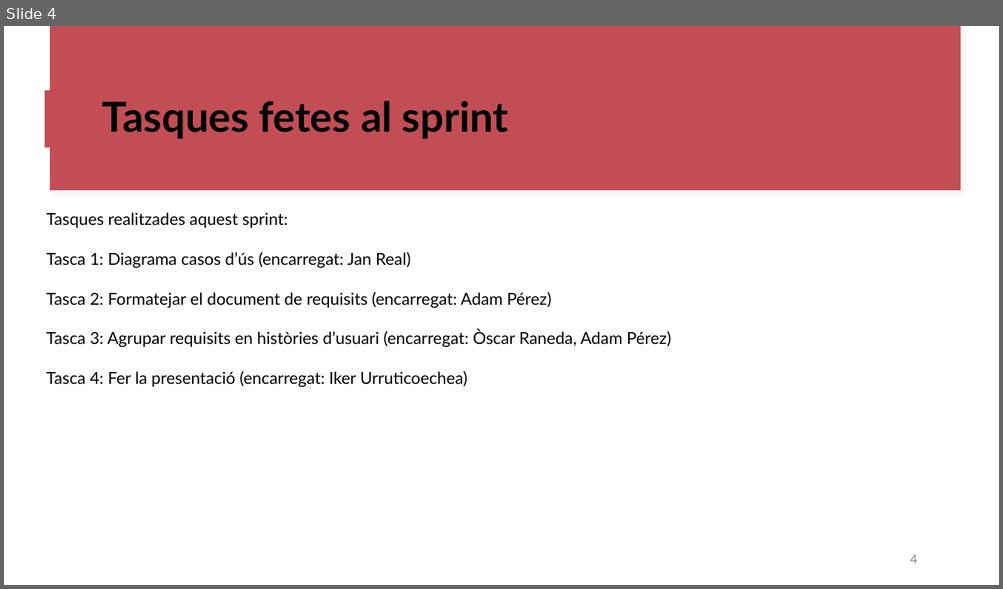
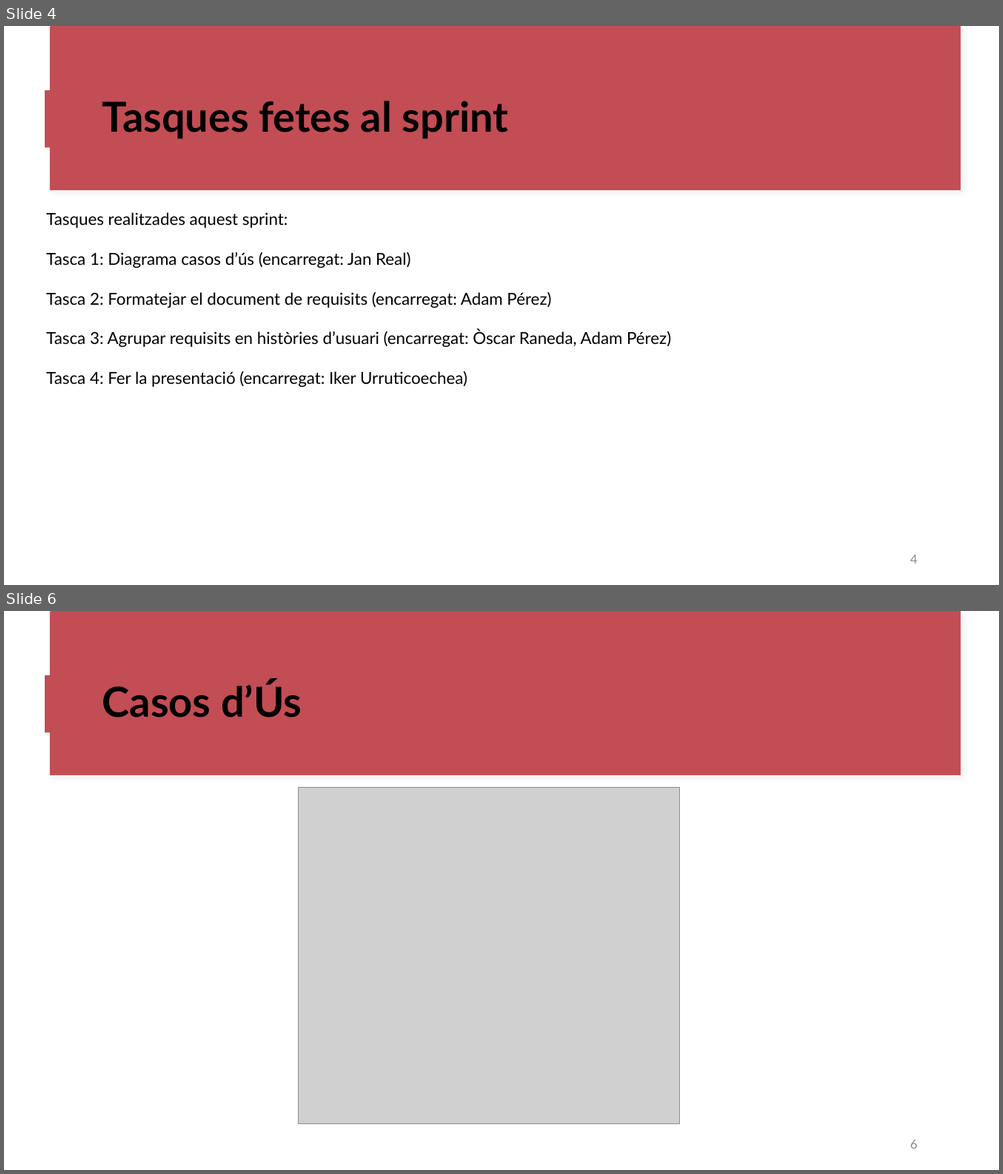
Before and after one commit to oscar-123458/ES26UAB-411-09, a slide deck: documents/Sprint_Review2.pptx. Shown one above the other, each under a label of ours: slide 4 before the commit, slides 4 and 6 after it; the slides between them are not shown. The pictures are 1003x589 and 1003x1174 pixels, drawn with LibreOffice and Linux fonts; fonts in the diff are those of the drawing; grey boxes stand for pictures. Boxes give left, top, right and bottom in pixels: in the first picture for what was removed or moved away, otherwise in the second. Text is boxed around its words. In the diff, an @@ line names an element or a change of style, - is before the commit and + after.

```diff
--- a/documents/Sprint_Review2.pptx
+++ b/documents/Sprint_Review2.pptx
@@ slide 6 added at (4, 611, 999, 1170), background #FFFFFF; not listed: 3 template elements that a slide beside it also shows @@
@@ text added at (102, 681, 301, 718), 40 pt, text #000000, bold @@
+Casos d’Ús
@@ picture added at (298, 787, 679, 1125) @@
@@ page number added at (910, 1140, 917, 1149), 12 pt, text #8B8B8B @@
+6
```
Also in this commit, not shown: 1 slide changed, 1 other slide added, 1 slide removed.
